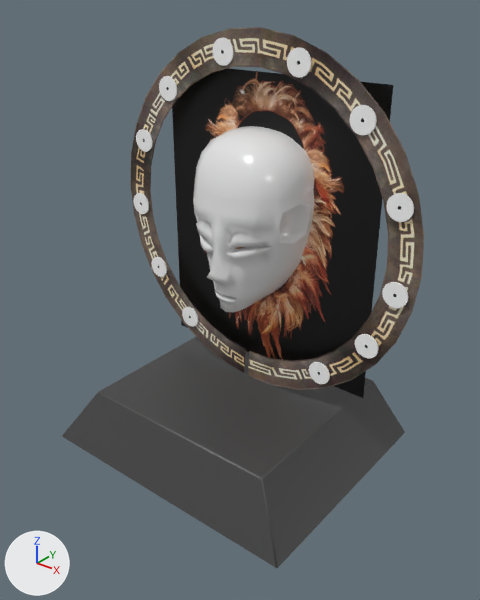
Two versions of the COLLADA model scene-khari/models/model6/khari.dae, one commit apart.
The view is the same before and after, from a 50 mm camera at (4.88, -6.08, 4.03) aimed at (0.23, -0.26, 0.42). Every picture has the same lights, and +X, +Y and +Z are marked at lower left. Where no turn or scale is listed for an object, it has been applied to the vertices.

The first picture shows 'Plane', 'feather', 'hotspot-1', 'hotspot-10', 'hotspot-11', 'hotspot-12', 'hotspot-2', 'hotspot-3', 'hotspot-4', 'hotspot-5', 'hotspot-6', 'hotspot-7', 'hotspot-8', 'hotspot-9', 'mask', 'table'.
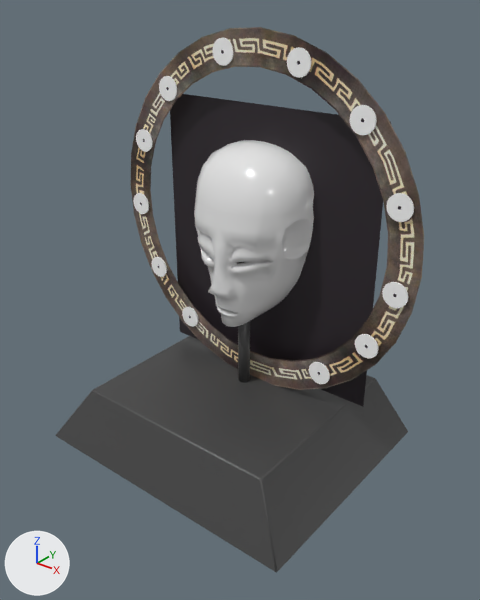
Commit message: update khari scene

Where the newer file only moved an object's origin or applied its transform, the numbers keep the older frame.

Patch to the scene script:
```diff
--- a/scene-khari/models/model6/khari.dae.py
+++ b/scene-khari/models/model6/khari.dae.py
@@ mat_material_001 @@
 n0 = _N.new('ShaderNodeBsdfPrincipled'); n0.name = 'Principled BSDF'
+n0.inputs[0].default_value = (0.0233, 0.0169, 0.0227, 1.0)  # 'Base Color', black #2a232a
 n0.inputs[2].default_value = 0.44  # 'Roughness'
 n1 = _N.new('ShaderNodeOutputMaterial'); n1.name = 'Material Output'
-n2 = _N.new('ShaderNodeTexImage'); n2.name = 'Image Texture'
-n2.image = img_mask_f__copy_png
-n3 = _N.new('ShaderNodeTexImage'); n3.name = 'Image Texture.001'
-n3.image = img_alpha11_png
 _L.new(n0.outputs[0], n1.inputs[0])  # 'BSDF' to 'Surface'
-_L.new(n2.outputs[0], n0.inputs[0])  # 'Color' to 'Base Color'
-_L.new(n3.outputs[1], n0.inputs[4])  # 'Alpha' to 'Alpha'
@@ me_plane002mesh @@
 # used by ob_mask; location = (0.03, -0.24, -1.29); scale = (0.274, 0.274, 0.274)
-me_plane002mesh.from_pydata(...)  # 653 vertices, 1206 faces; spans x -2.9..2.87, y -0.84..2.68, z 5.38..13.5
+me_plane002mesh.from_pydata(...)  # 719 vertices, 1336 faces; spans x -2.9..2.87, y -0.84..2.29, z 5.38..13.5
+# me_plane002mesh part 1: 39 vertices moved from x -2.9..2.87, y 0.33..2.68, z 9.0..12.97 to x -2.85..2.87, y 0.34..2.27, z 8.97..12.88; 96 vertices removed from x -2.88..2.83, y 0.3..2.68, z 5.52..13.5; 162 vertices added at x -2.9..2.83, y 0.29..2.29, z 5.52..13.5
 me_plane002mesh.materials.append(mat_02___default_009)
@@ me_plane003mesh @@
 me_plane003mesh.from_pydata(...)  # 4 vertices, 2 faces; spans x -1.58..1.58, y 0.0, z -1.91..1.91
 # used by ob_feather; location = (0.11, 0.42, 1.13)
-me_plane003mesh.vertices[0].co = (-1.58, 0.0, -1.91)  # pixel (181, 325)
-me_plane003mesh.vertices[1].co = (1.58, 0.0, -1.91)  # pixel (363, 398)
-me_plane003mesh.vertices[2].co = (-1.58, 0.0, 1.91)  # pixel (170, 62)
-me_plane003mesh.vertices[3].co = (1.58, 0.0, 1.91)  # pixel (393, 84)
+# me_plane003mesh part 2
+me_plane003mesh.vertices[0].co = (-1.63, 0.01, -2.05)  # pixel (179, 331)
+me_plane003mesh.vertices[1].co = (1.59, 0.01, -2.05)  # pixel (363, 406)
+me_plane003mesh.vertices[2].co = (-1.63, 0.01, 1.54)
+me_plane003mesh.vertices[3].co = (1.59, 0.01, 1.54)  # pixel (390, 121)
 me_plane003mesh.materials.append(mat_material_001)
@@ me_cylinder001mesh @@
+me_cylinder001mesh.from_pydata(...)  # a 10-sided cylinder along z spanning x -0.081..0.081, y -0.077..0.077, z 0.0..1.076
+me_cylinder001mesh.materials.append(mat_table)  # dark grey #464646
@@ ob_mask @@
 ob_mask = bpy.data.objects.new('mask', me_plane002mesh)
-ob_mask.location = (0.03, -0.24, -1.29)
-ob_mask.scale = (0.274, 0.274, 0.274)
+ob_mask.location = (0.01, -0.19, -1.57)
+ob_mask.scale = (0.282, 0.282, 0.282)
@@ ob_table @@
 ob_table = bpy.data.objects.new('table', me_box001mesh)
-ob_table.location = (-0.08, -0.23, -1.83)
-ob_table.scale = (0.274, 0.274, 0.274)
+ob_table.location = (-0.11, -0.24, -1.82)
+ob_table.scale = (0.282, 0.282, 0.282)
@@ ob_cylinder001 @@
+ob_cylinder001 = bpy.data.objects.new('Cylinder001', me_cylinder001mesh)
+ob_cylinder001.location = (0.01, 0.1, -1.07)
```

Boxes [x1, y1, x2, y2] around the edits, measured in the pictures (480 x 600 px; the box of a moved part takes in the faces that stretch with it):
'table', moved, rescaled
    before: [62, 337, 405, 568]
    after: [56, 336, 408, 573]
'feather', surface changed, reshaped
    before: [172, 68, 393, 398]
    after: [170, 94, 391, 407]
'mask', reshaped, moved, rescaled
    before: [193, 126, 315, 312]
    after: [194, 140, 314, 327]
'Cylinder001', added
    after: [238, 321, 250, 382]
part 1 of me_plane002mesh, moved or reshaped
    before: [195, 126, 315, 292]
    after: [196, 140, 314, 317]
